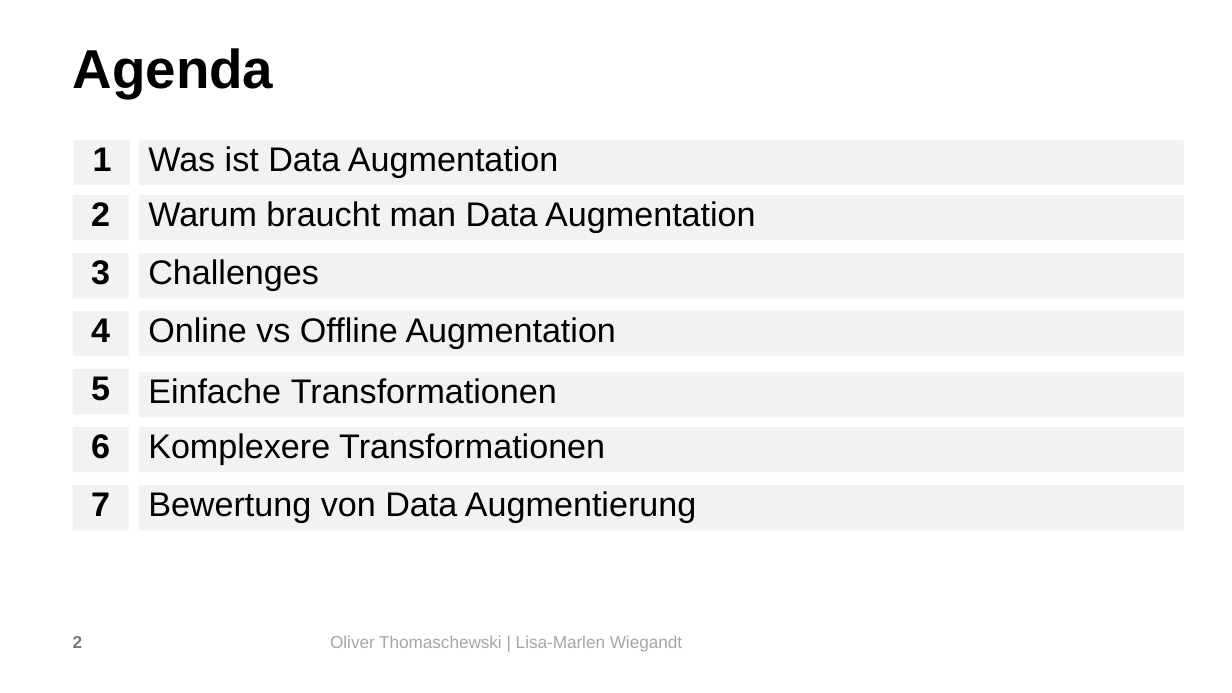
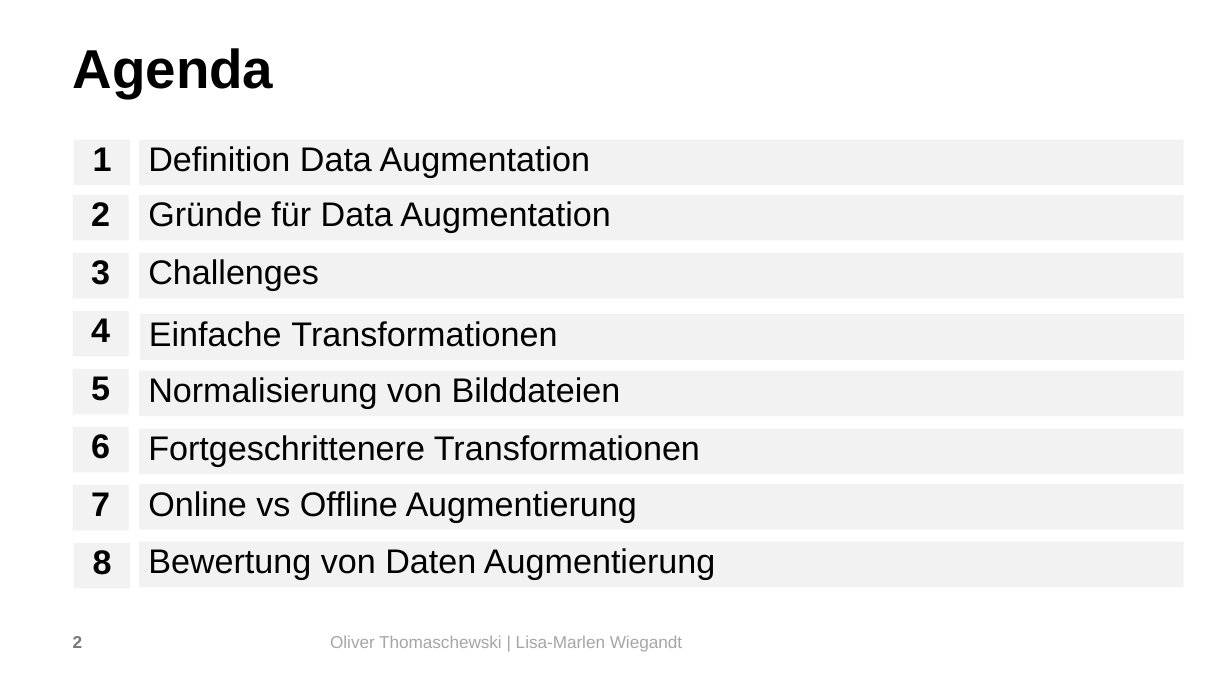
Before and after one commit to OliverThomaschewski/data_augmentation, a slide deck: slide 2 of Präsi.pptx. Drawn at 1232x693 pixels with LibreOffice and Linux fonts; fonts in the diff are those of the drawing; background and template pictures are left out. Boxes give left, top, right and bottom in pixels: in the first picture for what was removed or moved away, otherwise in the second. Text is boxed around its words. In the diff, an @@ line names an element or a change of style, - is before the commit and + after.

Commit message:
added final versions of presentation

```diff
--- a/Präsi.pptx
+++ b/Präsi.pptx
@@ text in rectangle at (148, 146, 590, 178): text changed @@
-Was ist Data Augmentation
+Definition Data Augmentation
@@ text in rectangle at (148, 201, 610, 233): text changed @@
-Warum braucht man Data Augmentation
+Gründe für Data Augmentation
@@ rectangle "Einfache Transformationen": place and size @@
-rectangle "Einfache Transformationen" at (140, 372, 1184, 417)
+rectangle "Einfache Transformationen" at (140, 314, 1184, 360)
@@ rectangle added at (140, 371, 1184, 416), fill #F2F2F2, 26.7 pt, text #000000 @@
+Normalisierung von Bilddateien
@@ text in rectangle at (148, 435, 700, 467): text changed @@
-Komplexere Transformationen
+Fortgeschrittenere Transformationen
@@ rectangle "Online vs Offline Augmentierung": place and size @@
-rectangle "Online vs Offline Augmentierung" at (140, 311, 1184, 356)
+rectangle "Online vs Offline Augmentierung" at (140, 484, 1184, 530)
@@ text in rectangle at (148, 491, 637, 522): text changed @@
-Online vs Offline Augmentation
+Online vs Offline Augmentierung
@@ rectangle added at (74, 543, 130, 589), fill #F2F2F2, 26.7 pt, text #000000, bold @@
+8
@@ rectangle "Bewertung von Daten Augmentierung": place and size @@
-rectangle "Bewertung von Daten Augmentierung" at (140, 485, 1184, 531)
+rectangle "Bewertung von Daten Augmentierung" at (140, 542, 1184, 587)
@@ text in rectangle at (148, 548, 715, 580): text changed @@
-Bewertung von Data Augmentierung
+Bewertung von Daten Augmentierung
```
Also in this commit, not shown: 11 other slides changed, 12 slides added, 1 slide removed, 1 other file.
